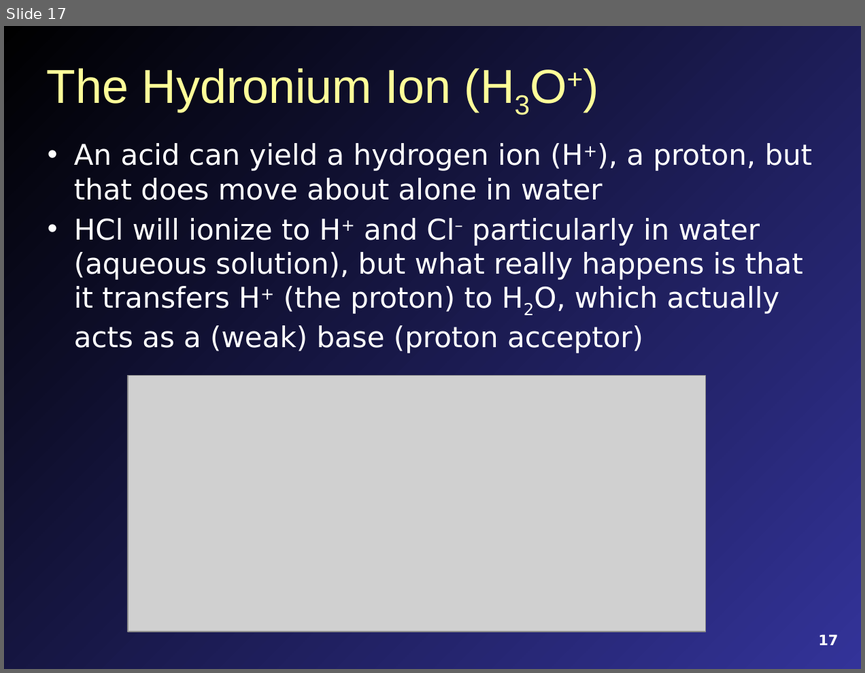
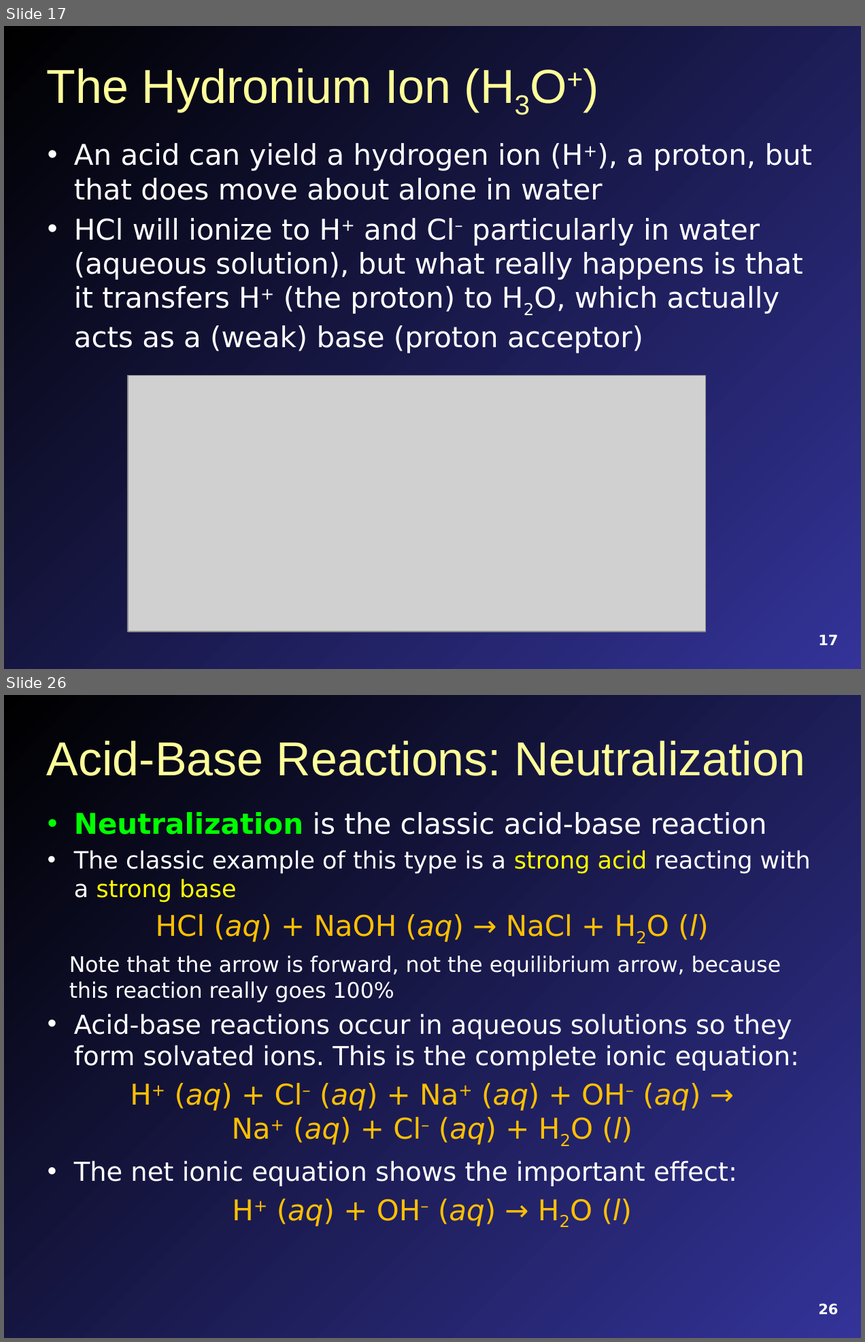
Before and after one commit to mavigozler/mavigozler.github.io, a slide deck: docs/Teaching/PPTX/FCC Chem 3A Chap 12 Content.pptx. Shown one above the other, each under a label of ours: slide 17 before the commit, slides 17 and 26 after it; the slides between them are not shown. The pictures are 865x673 and 865x1342 pixels, drawn with LibreOffice and Linux fonts; fonts in the diff are those of the drawing; grey boxes stand for pictures. Boxes give left, top, right and bottom in pixels: in the first picture for what was removed or moved away, otherwise in the second. Text is boxed around its words. In the diff, an @@ line names an element or a change of style, - is before the commit and + after.

```diff
--- a/docs/Teaching/PPTX/FCC Chem 3A Chap 12 Content.pptx
+++ b/docs/Teaching/PPTX/FCC Chem 3A Chap 12 Content.pptx
@@ slide 26 added at box(4, 695, 861, 1338), background gradient #000000 to #333399 @@
@@ title added at box(47, 741, 806, 776), 40 pt, text #FFFF99 @@
+Acid-Base Reactions: Neutralization
@@ text added at box(69, 812, 810, 1226), 24 pt, text #FFFFFF @@
+• Neutralization is the classic acid-base reaction
+• The classic example of this type is a strong acid reacting with a strong base
+HCl (aq) + NaOH (aq) → NaCl + H2O (l)
+  Note that the arrow is forward, not the equilibrium arrow, because this reaction really goes 100%
+• Acid-base reactions occur in aqueous solutions so they form solvated ions. This is the complete ionic equation:
+H+ (aq) + Cl– (aq) + Na+ (aq) + OH– (aq) →
+Na+ (aq) + Cl– (aq) + H2O (l)
+• The net ionic equation shows the important effect:
+H+ (aq) + OH– (aq) → H2O (l)
@@ page number added at box(818, 1303, 838, 1314), 12 pt, text #FFFFFF, bold @@
+26
```
Also in this commit, not shown: 3 slides changed, 27 other slides added, 2 slides removed, 8 other files.
